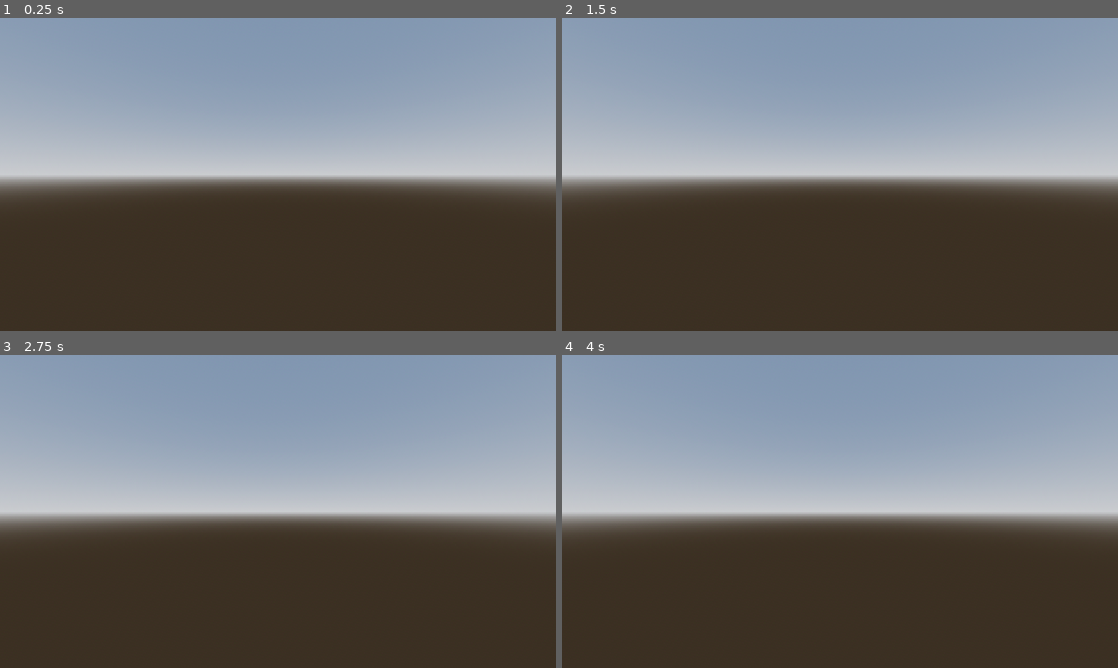
Above: before the commit, frames 1-4 (two rows, left to right).
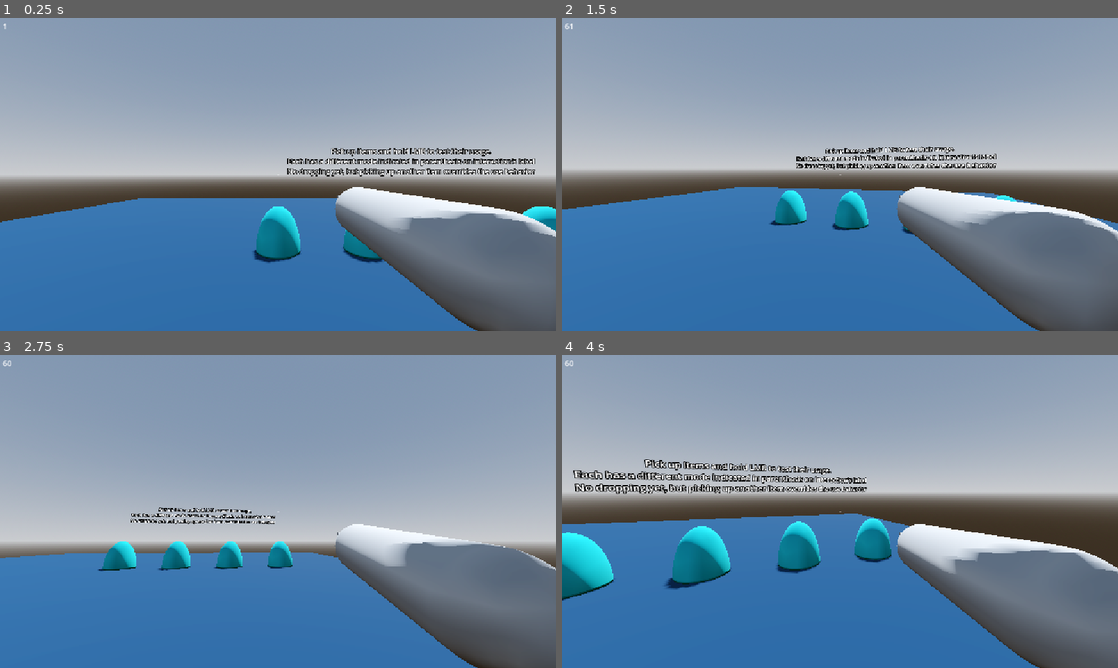
Above: after the commit, the same moments.

Repository: NicheDevelopers/brace-for-impact
Game: Godot game, scene res://src/common/Item/demo/ItemDemo.tscn
The game is run twice, just before and just after one commit, with the same random seed, the same clock (stepped at 60 frames per second) and the same inputs. Before the commit the project starts from res://src/Root.tscn.
Inputs (mouse positions are in pixels of both pictures, inside the frame that each line leads up to):
- Up to frame 1 (0.25 s): no input
- Up to frame 2 (1.5 s): tap Enter at 0.5 s; move the mouse to (962, 158) at 0.52 s; press the mouse at (962, 158) at 0.53 s; hold D (move_right) 0.53-1.28 s; tap E (interact) at 0.6 s; tap Space (jump) at 0.77 s; move the mouse to (728, 190) at 1.27 s; release the mouse at (728, 190) at 1.28 s; hold S (move_backward) from 1.28 s (still down); click (728, 190) at 1.35 s
- Up to frame 3 (2.75 s): tap Space (jump) at 1.52 s; tap E (interact) at 1.55 s; move the mouse to (333, 442) at 2.02 s; release S (move_backward) at 2.03 s; hold D (move_right) from 2.03 s (still down); hold Ctrl (crouch) from 2.03 s (still down); click (333, 442) at 2.3 s
- Up to frame 4 (4 s): move the mouse to (812, 574) at 2.77 s; release D (move_right) at 2.78 s; release Ctrl (crouch) at 2.78 s; hold W (move_forward) 2.78-3.53 s; tap E (interact) at 2.85 s; click (812, 574) at 2.92 s; tap Space (jump) at 3.02, 3.77 s; move the mouse to (1006, 558) at 3.52 s; hold A (move_left) from 3.53 s (still down); hold Shift (sprint) from 3.53 s (still down); click (1006, 558) at 3.8 s

The runs differ from the first frame. In frame 1, 43% of the frame differs, in the area x 0-100%, y 1-100%; in frame 2, 49%; in frame 3, 52%; in frame 4, 56%.

Commit message:
14 items (#47)
* Add game refocus

* Add basic Item pickup

* Finish basic Item class

* Update src/common/Interactable/demo/InteractableDemo.tscn

Fix Continuous work typo

Co-authored-by: Copilot <175728472+Copilot@users.noreply.github.com>

* Update src/common/Item/Item.gd

Remove unused is_pressed variable in Item.gd

Co-authored-by: Copilot <175728472+Copilot@users.noreply.github.com>

* Adjust Item demo

---------

Co-authored-by: Copilot <175728472+Copilot@users.noreply.github.com>

Diff:
--- a/project.godot
+++ b/project.godot
@@ -11,9 +11,15 @@
 [application]
 
 config/name="Brace For Impact"
-run/main_scene="uid://c2gb4uegaq7bf"
+run/main_scene="uid://d2orrpmjgpvbo"
 config/features=PackedStringArray("4.4", "Forward Plus")
 config/icon="res://icon.svg"
+
+[autoload]
+
+SignalBus="*res://src/common/SignalBus.gd"
+Bits="*res://src/common/utils/Bits.gd"
+Layer="*res://src/common/global/Layer.gd"
 
 [display]
 
@@ -72,3 +78,14 @@
 "events": [Object(InputEventKey,"resource_local_to_scene":false,"resource_name":"","device":-1,"window_id":0,"alt_press …(192 unchanged characters)…
 ]
 }
+use_item={
+"deadzone": 0.2,
+"events": [Object(InputEventMouseButton,"resource_local_to_scene":false,"resource_name":"","device":-1,"window_id":0,"alt_pressed":false,"shift_pressed":false,"ctrl_pressed":false,"meta_pressed":false,"button_mask":0,"position":Vector2(0, 0),"global_position":Vector2(0, 0),"factor":1.0,"button_index":1,"canceled":false,"pressed":false,"double_click":false,"script":null)
+]
+}
+
+[layer_names]
+
+3d_physics/layer_1="world"
+3d_physics/layer_2="player"
+3d_physics/layer_3="interactables"
--- a/src/MapGenerator/parts/doors/DoorSingle/DoorSingle.tscn
+++ b/src/MapGenerator/parts/doors/DoorSingle/DoorSingle.tscn
@@ -69,6 +69,7 @@
 }
 
 [node name="DetectionArea" type="Area3D" parent="." index="2"]
+collision_mask = 2
 
 [node name="CollisionShape3D" type="CollisionShape3D" parent="DetectionArea" index="0"]
 transform = Transform3D(1, 0, 0, 0, -4.37114e-08, 1, 0, -1, -4.37114e-08, 0, 1, 0)
--- a/src/Player/Player.tscn
+++ b/src/Player/Player.tscn
@@ -9,7 +9,16 @@
 [sub_resource type="ConvexPolygonShape3D" id="ConvexPolygonShape3D_jouo0"]
 points = PackedVector3Array(-0.125207, -0.532801, -0.480507, 0.0227831, 0.47607, 0.498884, 0.169713, 0.559144, 0.464172 …(924 unchanged characters)…
 
+[sub_resource type="CapsuleMesh" id="CapsuleMesh_vy1tf"]
+radius = 0.1
+height = 0.75
+
+[sub_resource type="BoxMesh" id="BoxMesh_vy1tf"]
+size = Vector3(0.1, 0.1, 0.1)
+
 [node name="Player" type="CharacterBody3D"]
+collision_layer = 2
+collision_mask = 3
 script = ExtResource("1_wdw76")
 
 [node name="MeshInstance3D" type="MeshInstance3D" parent="."]
@@ -27,5 +36,21 @@
 current = true
 
 [node name="InteractRay" parent="TwistPivot/PitchPivot/Camera3D" instance=ExtResource("2_rwoh2")]
+collision_mask = 4
 
 [node name="HUD" parent="TwistPivot/PitchPivot/Camera3D" instance=ExtResource("3_vy1tf")]
+
+[node name="Arm" type="Node3D" parent="TwistPivot/PitchPivot"]
+transform = Transform3D(1, 0, 0, 0, 1, 0, 0, 0, 1, 0.35, -0.154471, -0.615269)
+
+[node name="MeshInstance3D" type="MeshInstance3D" parent="TwistPivot/PitchPivot/Arm"]
+transform = Transform3D(1, 0, 0, 0, -4.37114e-08, -1, 0, 1, -4.37114e-08, 0, 0, 0)
+mesh = SubResource("CapsuleMesh_vy1tf")
+skeleton = NodePath("")
+
+[node name="HandPoint" type="Node3D" parent="TwistPivot/PitchPivot/Arm"]
+transform = Transform3D(1, 0, -6.77626e-22, 0, 1, 0, 6.77626e-22, 0, 1, 0, 0, -0.375)
+
+[node name="MeshInstance3D2" type="MeshInstance3D" parent="TwistPivot/PitchPivot/Arm/HandPoint"]
+mesh = SubResource("BoxMesh_vy1tf")
+skeleton = NodePath("../../../../..")
--- a/src/Player/interact_ray.gd
+++ b/src/Player/interact_ray.gd
@@ -7,7 +7,7 @@
 	if last_collider:
 		last_collider.hide_label()
 
-	if !is_colliding():
+	if not is_colliding():
 		return
 
 	var collider := get_collider()
@@ -16,7 +16,7 @@
 		return
 
 	last_collider = collider
-	if !collider.is_enabled:
+	if not collider.is_interaction_enabled:
 		return
 
 	collider.show_label()
--- a/src/Player/player.gd
+++ b/src/Player/player.gd
@@ -25,14 +25,28 @@
 @onready var twist_pivot: Node3D = $TwistPivot
 @onready var pitch_pivot: Node3D = $TwistPivot/PitchPivot
 @onready var camera: Camera3D = $TwistPivot/PitchPivot/Camera3D
+@onready var hand_point: Node3D = $TwistPivot/PitchPivot/Arm/HandPoint
 # Called when the node enters the scene tree for the first time.
 var previous_input: Vector2 = Vector2.ZERO
 var current_direction: Vector2 = Vector2.ZERO
 
+# TODO: move this functionality to equipment
+var held_item: Item
+
 func map_direction(input):
 	return Vector2(sign(input.x), sign(input.y))
 
+func _input(event: InputEvent):
+	if event is InputEventMouseButton:
+		if event.button_index != MOUSE_BUTTON_LEFT:
+			return
+		if Input.mouse_mode == Input.MOUSE_MODE_VISIBLE:
+			Input.set_mouse_mode(Input.MOUSE_MODE_CAPTURED)
+			get_viewport().set_input_as_handled()
+
 func _ready() -> void:
+	SignalBus.item_picked_up.connect(_on_item_picked_up)
+
 	Input.set_mouse_mode(Input.MOUSE_MODE_CAPTURED)
 	if no_gravity_mode:
 		motion_mode = CharacterBody3D.MOTION_MODE_FLOATING
@@ -101,6 +115,10 @@
 	mouse_twist = 0.0
 	mouse_pitch = 0.0
 
+	if Input.is_action_pressed("use_item"):
+		if held_item != null:
+			held_item.use(self)
+
 	previous_input = input
 
 func _unhandled_input(event: InputEvent) -> void:
@@ -108,3 +126,11 @@
 		if Input.get_mouse_mode() == Input.MOUSE_MODE_CAPTURED:
 			mouse_twist = -event.relative.x * mouse_sensitivity
 			mouse_pitch = -event.relative.y * mouse_sensitivity
+
+func _on_item_picked_up(item: Item):
+	print("Player picks up item")
+	held_item = item
+	hand_point.add_child(item)
+
+func _item_drop():
+	pass#hand_point.remo
--- a/src/common/Interactable/Interactable.gd
+++ b/src/common/Interactable/Interactable.gd
@@ -4,11 +4,13 @@
 
 signal interacted(body)
 
+@export var displays_prompt: bool = true
+
 ## Message that will appear floating near the object when it's a candidate for interaction
-@export var prompt_message: String = "Interact"
+@export var prompt_message: String = ""
 
 ## Enable or disable interacting with this object. Will also hide its label.
-@export var is_enabled: bool = true
+@export var is_interaction_enabled: bool = true
 
 ## Action name to use for interacting with this object.
 ## You can use this to change the key that needs to be pressed. The prompt will update accordingly to display the exact key.
@@ -28,6 +30,7 @@
 var _timeout_left: float = 0.0
 
 func _ready() -> void:
+	self.collision_layer = Bits.from([Layer.Interactables])
 	self.label.billboard = BaseMaterial3D.BILLBOARD_ENABLED # Make the label always face the Player
 	self._key_name = _get_key()
 	self.label.text = get_prompt()
@@ -41,11 +44,13 @@
 	_timeout_left = interaction_timeout
 
 ## Handles counting down the potential interaction timeout
-func _physics_process(delta: float) -> void:
+func _process(delta: float) -> void:
 	if _timeout_left > 0:
 		_timeout_left -= delta
 
 func get_prompt() -> String:
+	if not displays_prompt:
+		return ""
 	return prompt_message + "\n[" + _key_name + "]"
 
 func hide_label():
--- a/src/common/Interactable/demo/InteractableBoxDemo.tscn
+++ b/src/common/Interactable/demo/InteractableBoxDemo.tscn
@@ -1,6 +1,6 @@
-[gd_scene load_steps=5 format=3 uid="uid://croybsp4l24c6"]
+[gd_scene load_steps=5 format=3 uid="uid://b4cr3usght1b2"]
 
-[ext_resource type="Script" uid="uid://b3nv5njrskmhw" path="res://src/common/Interactable/demo/interactable_box_demo.gd" id="1_gudih"]
+[ext_resource type="Script" path="res://src/common/Interactable/demo/interactable_box_demo.gd" id="1_m7p70"]
 
 [sub_resource type="StandardMaterial3D" id="StandardMaterial3D_m7p70"]
 albedo_color = Color(0.357232, 0.602475, 0.421885, 1)
@@ -12,7 +12,7 @@
 
 [node name="InteractableBoxDemo" type="StaticBody3D"]
 transform = Transform3D(0.5, 0, 0, 0, 0.5, 0, 0, 0, 0.5, 0, 0, 0)
-script = ExtResource("1_gudih")
+script = ExtResource("1_m7p70")
 
 [node name="MeshInstance3D" type="MeshInstance3D" parent="."]
 mesh = SubResource("BoxMesh_6pfgl")
--- a/src/common/Interactable/demo/InteractableDemo.tscn
+++ b/src/common/Interactable/demo/InteractableDemo.tscn
@@ -46,27 +46,37 @@
 [node name="CollisionShape3D" type="CollisionShape3D" parent="Floor/StaticBody3D"]
 shape = SubResource("ConcavePolygonShape3D_ryhks")
 
-[node name="InteractableBox" parent="." instance=ExtResource("2_er83y")]
-transform = Transform3D(1, 0, 0, 0, 1, 0, 0, 0, 1, -2.8, 0.5, -5)
-prompt_message = "Interactable Box"
-
-[node name="InteractableBox2" parent="." instance=ExtResource("2_er83y")]
-transform = Transform3D(0.707107, 0, -0.707107, 0, 1, 0, 0.707107, 0, 0.707107, 0.564864, 0.5, -5)
-prompt_message = "Interactable Box Continuous"
+[node name="InteractableBoxContinuous" parent="Floor" instance=ExtResource("2_i33xi")]
+transform = Transform3D(0.5, 0, 0, 0, 0.5, 0, 0, 0, 0.5, 0, 0.25, -4)
+prompt_message = "Interact Continuous"
 interaction_mode = "Continuous"
 
-[node name="InteractableBox3" parent="." instance=ExtResource("2_er83y")]
-transform = Transform3D(0.707107, 0, -0.707107, 0, 1, 0, 0.707107, 0, 0.707107, 0.367028, 0.5, -5.85972)
-prompt_message = "Interactable Box Continuous With Timeout"
-interaction_timeout = 1.0
+[node name="InteractableBoxOnce" parent="Floor" instance=ExtResource("2_i33xi")]
+transform = Transform3D(0.5, 0, 0, 0, 0.5, 0, 0, 0, 0.5, 1, 0.25, -4)
+prompt_message = "Interact Once"
+
+[node name="InteractableBoxTimeout" parent="Floor" instance=ExtResource("2_i33xi")]
+transform = Transform3D(0.5, 0, 0, 0, 0.5, 0, 0, 0, 0.5, 2, 0.25, -4)
+prompt_message = "Interact (Timeout)"
+interaction_timeout = 0.5
 interaction_mode = "Continuous"
 
-[node name="DisabledBox" parent="." instance=ExtResource("2_er83y")]
-transform = Transform3D(1, 0, 0, 0, 1, 0, 0, 0, 1, 3.2, 0.5, -5)
-prompt_message = "Disabled Box"
-is_enabled = false
+[node name="InteractableBoxDisabled" parent="Floor" instance=ExtResource("2_i33xi")]
+transform = Transform3D(0.5, 0, 0, 0, 0.5, 0, 0, 0, 0.5, 3, 0.25, -4)
+prompt_message = "Disabled"
+is_interaction_enabled = false
+
+[node name="InteractableBoxNoLabel" parent="Floor" instance=ExtResource("2_i33xi")]
+transform = Transform3D(0.5, 0, 0, 0, 0.5, 0, 0, 0, 0.5, 4, 0.25, -4)
+displays_prompt = false
+prompt_message = "Disabled"
+
+[node name="DisabledLabel2" type="Label3D" parent="."]
+transform = Transform3D(1, 0, 0, 0, 1, 0, 0, 0, 1, 4, 0.75, -4)
+billboard = 1
+text = "No Label"
 
 [node name="DisabledLabel" type="Label3D" parent="."]
-transform = Transform3D(1, 0, 0, 0, 1, 0, 0, 0, 1, 3.25161, 1.15599, -4.9791)
+transform = Transform3D(1, 0, 0, 0, 1, 0, 0, 0, 1, 3, 0.75, -4)
 billboard = 1
 text = "Disabled interaction"
--- a/src/common/Interactable/demo/box.gd
+++ /dev/null
@@ -1 +0,0 @@
-extends Interactable
--- a/src/common/Interactable/demo/box.tscn
+++ /dev/null
@@ -1,6 +0,0 @@
-[gd_scene load_steps=2 format=3 uid="uid://c1v4nho7low4e"]
-
-[ext_resource type="Script" uid="uid://cdhpd25a85r07" path="res://src/common/Interactable/demo/box.gd" id="1_s0opi"]
-
-[node name="Box" type="StaticBody3D"]
-script = ExtResource("1_s0opi")
--- /dev/null
+++ b/src/common/Item/Item.gd
@@ -0,0 +1,49 @@
+extends Interactable
+
+class_name Item
+
+signal used(body)
+
+## Enable or disable using this item while held in hand.
+@export var is_usage_enabled: bool = true
+
+## Restricts the frequency of possible uses
+@export var use_timeout: float = 0.0
+
+## Once - pressing and holding the interaction key is effective only once - holding has no effect
+##
+## Continuous - press and hold to interact repeatedly
+@export_enum("Once", "Continuous") var usage_mode: String = "Once"
+
+var _use_timeout_left: float = 0.0
+
+func _on_interacted(body: Variant) -> void:
+	print(body.name + " picked up " + self.name)
+
+	self.freeze = true
+	self.freeze_mode = RigidBody3D.FREEZE_MODE_STATIC
+
+	self.get_parent().remove_child(self)
+	self.collision_layer = Bits.ZERO
+	self.collision_mask = Bits.ZERO
+	self.transform = Transform3D.IDENTITY
+	SignalBus.item_picked_up.emit(self)
+
+func use(body):
+	if not self.is_usage_enabled:
+		return
+
+	if self.usage_mode == "Once":
+		if not Input.is_action_just_pressed("use_item"):
+			return
+
+	if _use_timeout_left > 0.0:
+		return
+
+	used.emit(body)
+	_use_timeout_left = use_timeout
+
+## Handles counting down the potential interaction timeout
+func _process(delta: float) -> void:
+	if _use_timeout_left > 0:
+		_use_timeout_left -= delta
--- /dev/null
+++ b/src/common/Item/demo/ItemDemo.tscn
@@ -0,0 +1,72 @@
+[gd_scene load_steps=9 format=3 uid="uid://d2orrpmjgpvbo"]
+
+[ext_resource type="PackedScene" uid="uid://v1af140jq2of" path="res://src/Player/Player.tscn" id="1_i33xi"]
+[ext_resource type="PackedScene" uid="uid://croybsp4l24c6" path="res://src/common/Item/demo/SphereItem.tscn" id="2_8maef"]
+
+[sub_resource type="ProceduralSkyMaterial" id="ProceduralSkyMaterial_7ljiq"]
+sky_horizon_color = Color(0.662243, 0.671743, 0.686743, 1)
+ground_horizon_color = Color(0.662243, 0.671743, 0.686743, 1)
+
+[sub_resource type="Sky" id="Sky_hbmfo"]
+sky_material = SubResource("ProceduralSkyMaterial_7ljiq")
+
+[sub_resource type="Environment" id="Environment_ryhks"]
+background_mode = 2
+sky = SubResource("Sky_hbmfo")
+tonemap_mode = 2
+glow_enabled = true
+
+[sub_resource type="StandardMaterial3D" id="StandardMaterial3D_7ljiq"]
+albedo_color = Color(0, 0.186951, 0.300152, 1)
+
+[sub_resource type="PlaneMesh" id="PlaneMesh_hbmfo"]
+material = SubResource("StandardMaterial3D_7ljiq")
+size = Vector2(20, 20)
+
+[sub_resource type="ConcavePolygonShape3D" id="ConcavePolygonShape3D_ryhks"]
+data = PackedVector3Array(10, 0, 10, -10, 0, 10, 10, 0, -10, -10, 0, 10, -10, 0, -10, 10, 0, -10)
+
+[node name="ItemDemo" type="Node3D"]
+
+[node name="WorldEnvironment" type="WorldEnvironment" parent="."]
+environment = SubResource("Environment_ryhks")
+
+[node name="DirectionalLight3D" type="DirectionalLight3D" parent="."]
+transform = Transform3D(-0.866025, -0.433013, 0.25, 0, 0.5, 0.866025, -0.5, 0.75, -0.433013, 0, 0, 0)
+shadow_enabled = true
+
+[node name="Player" parent="." instance=ExtResource("1_i33xi")]
+transform = Transform3D(1, 0, 0, 0, 1, 0, 0, 0, 1, 0, 1, 4.60217)
+
+[node name="Floor" type="MeshInstance3D" parent="."]
+mesh = SubResource("PlaneMesh_hbmfo")
+
+[node name="StaticBody3D" type="StaticBody3D" parent="Floor"]
+
+[node name="CollisionShape3D" type="CollisionShape3D" parent="Floor/StaticBody3D"]
+shape = SubResource("ConcavePolygonShape3D_ryhks")
+
+[node name="ItemSphereOnce" parent="." instance=ExtResource("2_8maef")]
+prompt_message = "Pick up (Once)"
+
+[node name="ItemSphereContinuous" parent="." instance=ExtResource("2_8maef")]
+transform = Transform3D(1, 0, 0, 0, 1, 0, 0, 0, 1, 2, 0, 0)
+usage_mode = "Continuous"
+prompt_message = "Pick up (Continuous)"
+
+[node name="ItemSphereTimeout" parent="." instance=ExtResource("2_8maef")]
+transform = Transform3D(1, 0, 0, 0, 1, 0, 0, 0, 1, 4, 0, 0)
+use_timeout = 0.5
+usage_mode = "Continuous"
+prompt_message = "Pick up (Timeout)"
+
+[node name="ItemSphereDisabled" parent="." instance=ExtResource("2_8maef")]
+transform = Transform3D(1, 0, 0, 0, 1, 0, 0, 0, 1, 6, 0, 0)
+is_usage_enabled = false
+prompt_message = "Pick up (disabled)"
+
+[node name="Label3D" type="Label3D" parent="."]
+transform = Transform3D(1, 0, 0, 0, 1, 0, 0, 0, 1, 3, 2, 0)
+text = "Pick up items and hold LMB to test their usage.
+Each has a different mode indicated in parenthesis on interaction's label
+No dropping yet, but picking up another item overrides the use behavior"
--- /dev/null
+++ b/src/common/Item/demo/SphereItem.tscn
@@ -0,0 +1,31 @@
+[gd_scene load_steps=5 format=3 uid="uid://croybsp4l24c6"]
+
+[ext_resource type="Script" uid="uid://b3nv5njrskmhw" path="res://src/common/Item/demo/sphere_item.gd" id="1_gudih"]
+
+[sub_resource type="StandardMaterial3D" id="StandardMaterial3D_w04ue"]
+albedo_color = Color(1.73271e-06, 0.619065, 0.656419, 1)
+
+[sub_resource type="SphereMesh" id="SphereMesh_0qkbq"]
+material = SubResource("StandardMaterial3D_w04ue")
+is_hemisphere = true
+
+[sub_resource type="BoxShape3D" id="BoxShape3D_w04ue"]
+
+[node name="ItemSphereDemo" type="RigidBody3D"]
+collision_layer = 4
+script = ExtResource("1_gudih")
+
+[node name="MeshInstance3D" type="MeshInstance3D" parent="."]
+mesh = SubResource("SphereMesh_0qkbq")
+
+[node name="CollisionShape3D" type="CollisionShape3D" parent="."]
+transform = Transform3D(1, 0, 0, 0, 1, 0, 0, 0, 1, 0, 0.5, 0)
+shape = SubResource("BoxShape3D_w04ue")
+
+[node name="Label3D" type="Label3D" parent="."]
+transform = Transform3D(1, 0, 0, 0, 1, 0, 0, 0, 1, 0, 1.17735, 0)
+billboard = 2
+outline_size = 6
+
+[connection signal="interacted" from="." to="." method="_on_interacted"]
+[connection signal="used" from="." to="." method="_on_used"]
--- /dev/null
+++ b/src/common/Item/demo/sphere_item.gd
@@ -0,0 +1,24 @@
+extends Item
+
+func _on_used(body: Variant) -> void:
+	print(body.name + " used item: " + self.name)
+
+	var mesh_instance := $MeshInstance3D
+	var material: Material = mesh_instance.get_surface_override_material(0)
+
+	if material == null:
+		var base_material: Material = mesh_instance.mesh.surface_get_material(0)
+		material = base_material.duplicate()
+		mesh_instance.set_surface_override_material(0, material)
+
+	if material is not StandardMaterial3D:
+		printerr("StandardMaterial3D expected to change color in this demo")
+
+	var std_mat := material as StandardMaterial3D
+	var current_color := std_mat.albedo_color
+
+	var hsv = Vector3(current_color.h, current_color.s, current_color.v)
+	hsv.x = (hsv.x + 0.1)
+	if (hsv.x > 1.0):
+		hsv.x = 0
+	std_mat.albedo_color = Color.from_hsv(hsv.x, hsv.y, hsv.z)
--- /dev/null
+++ b/src/common/SignalBus.gd
@@ -0,0 +1,3 @@
+extends Node
+
+signal item_picked_up(item: Item)
--- /dev/null
+++ b/src/common/global/Layer.gd
@@ -0,0 +1,5 @@
+extends Node
+
+const World = 1
+const Player = 2
+const Interactables = 3
--- /dev/null
+++ b/src/common/utils/Bits.gd
@@ -0,0 +1,22 @@
+extends Node
+
+const ZERO := 0
+
+# Converts a list of layer numbers (1-based) to a bitfield.
+func from(layers: Array[int]) -> int:
+	var bits := 0
+	for layer in layers:
+		bits |= 1 << (layer - 1)
+	return bits
+
+# Enables (turns on) specific layers in the given bitfield.
+func enable(bitfield: int, layers: Array[int]) -> int:
+	for layer in layers:
+		bitfield |= 1 << (layer - 1)
+	return bitfield
+
+# Disables (turns off) specific layers in the given bitfield.
+func disable(bitfield: int, layers: Array[int]) -> int:
+	for layer in layers:
+		bitfield &= ~(1 << (layer - 1))
+	return bitfield
Not shown: 1 places in src/Player/Player.tscn that only renumber resources
Not shown: 1 places in src/common/Interactable/demo/InteractableDemo.tscn that only renumber resources
Not shown, removed: src/common/Interactable/demo/box.gd.uid
Not shown, added: src/common/Item/Item.gd.uid
Not shown, added: src/common/Item/demo/sphere_item.gd.uid
Not shown, added: src/common/SignalBus.gd.uid
Not shown, added: src/common/global/Layer.gd.uid
Not shown, added: src/common/utils/Bits.gd.uid
